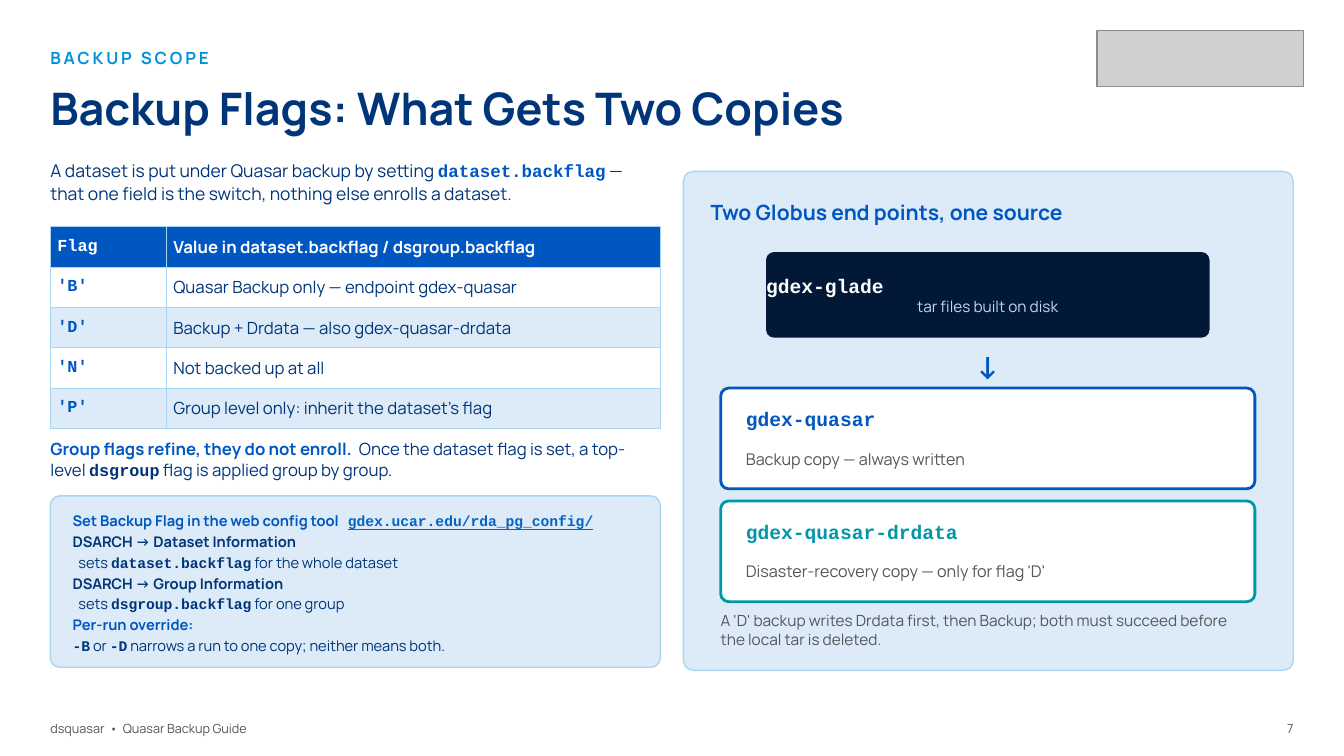
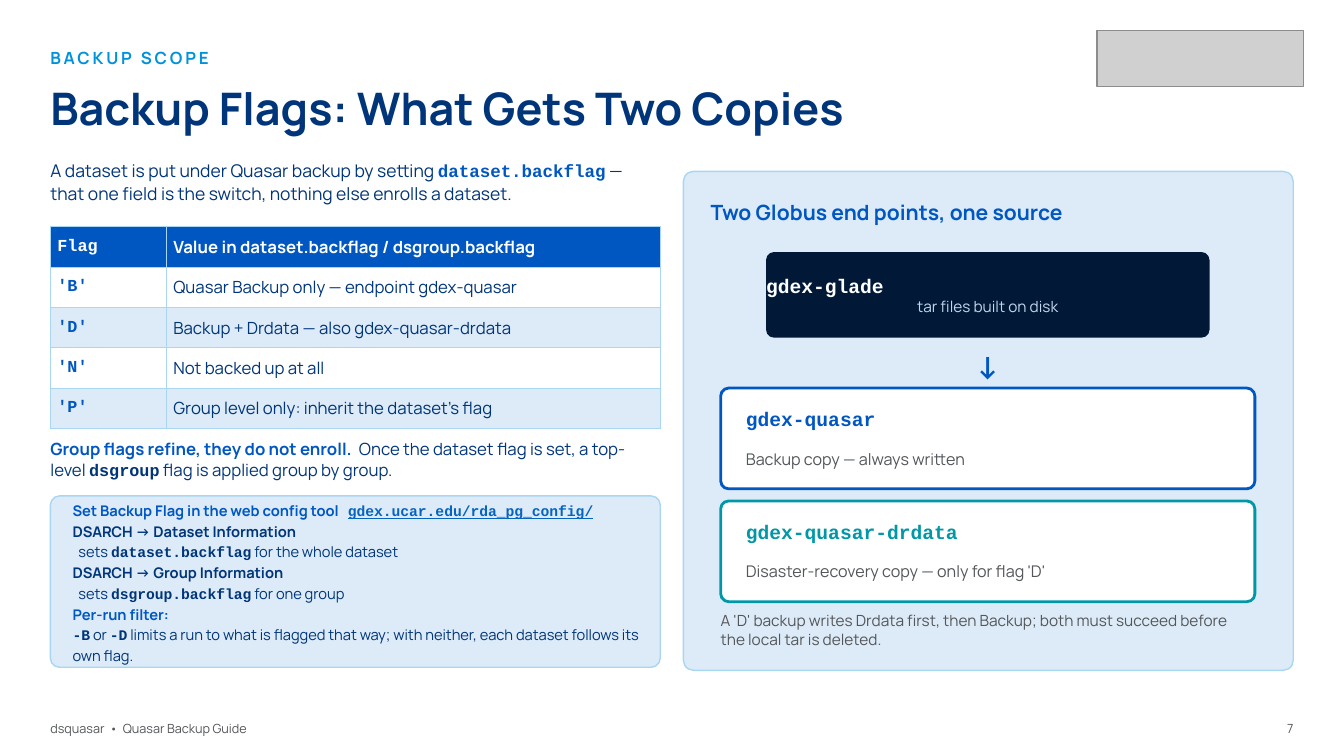
Before and after one commit to NCAR/rda-python-dsquasar, a slide deck: slide 8 of docs/slides/dsquasar_guide.pptx. Drawn at 1344x756 pixels with LibreOffice and Linux fonts; fonts in the diff are those of the drawing; grey boxes stand for pictures. Boxes give left, top, right and bottom in pixels: in the first picture for what was removed or moved away, otherwise in the second. Text is boxed around its words. In the diff, an @@ line names an element or a change of style, - is before the commit and + after.

Commit message:
bump version to 3.0.7; fix -B/-D semantics in usage doc and guide deck
-B and -D are selection filters, not copy-count overrides. They only
narrow which datasets/bfile records a run processes (validflags in
get_dataset_files, "AND type = ..." in gather_dataset_infiles/tarfiles).
The number of copies is decided in transfer_quasar_tarfiles from the
record's own stored flag, so -B does not reduce a 'D' dataset to one
copy, it skips 'D' datasets entirely. The default (neither given) backs
up according to the dataset.backflag/dsgroup.backflag values.

dsquasar.usg: rewrite the -B/-D BACKUP SCOPE entries accordingly.

Guide deck (gen_dsquasar.js, regenerated dsquasar_guide.pptx):
- correct the same wrong claim on the backup-flags slide ("Per-run
  filter" instead of "Per-run override") and on the option-reference
  slide (table rows + caption)
- reformat the "Driven entirely by GDEXDB flags" block into an
  accent-bar + underlined header + bulleted list
- remove all tacctar/taccrec entries (install caption, "Related console
  commands" cards, "The TACC utilities" section)

```diff
--- a/docs/slides/dsquasar_guide.pptx
+++ b/docs/slides/dsquasar_guide.pptx
@@ text at (x1=73, y1=609, x2=639, y2=665): text changed @@
-Per-run override:
--B or -D narrows a run to one copy; neither means both.
+Per-run filter:
+-B or -D limits a run to what is flagged that way; with neither, each dataset follows its own flag.
```
Also in this commit, not shown: 5 other slides changed, 3 other files.
